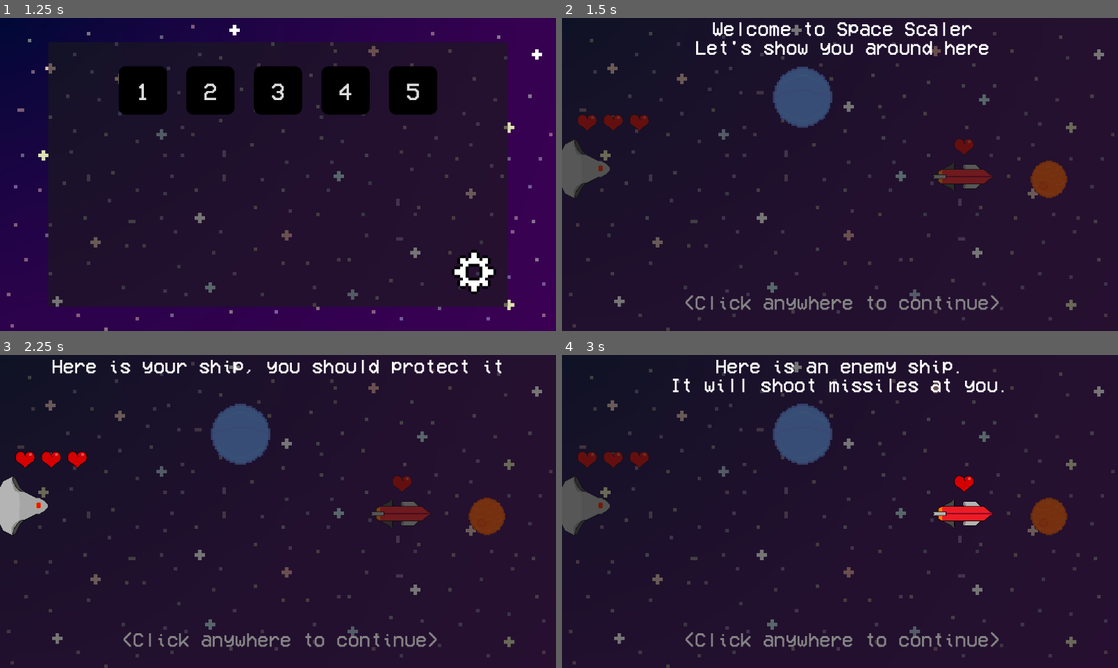
Above: before the commit, frames 1-4 (two rows, left to right).
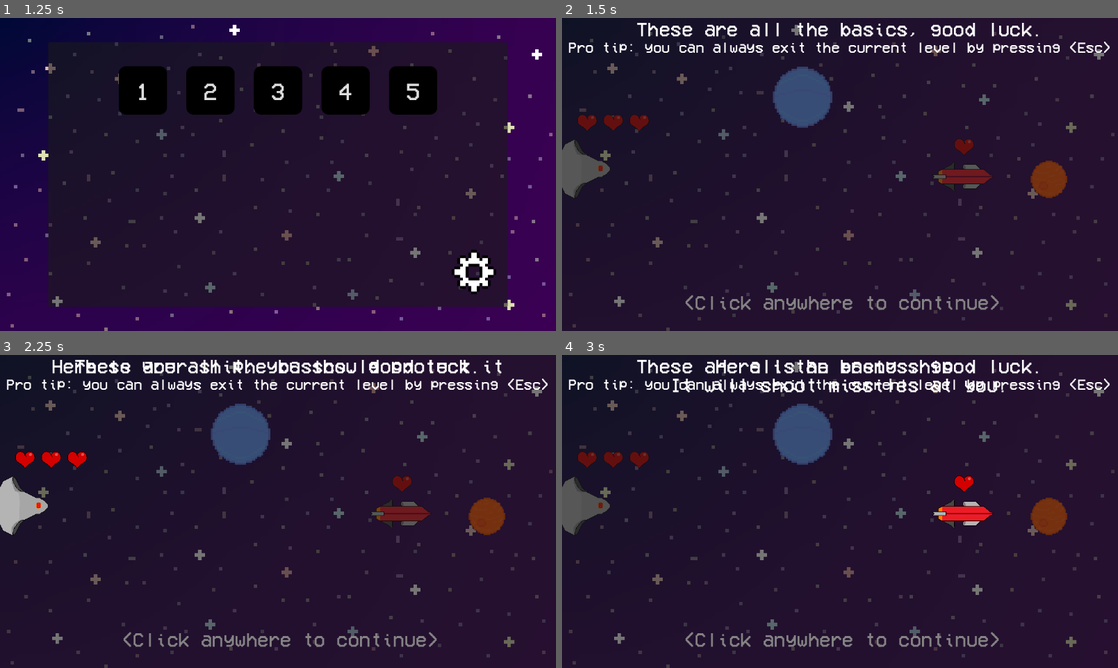
Above: after the commit, the same moments.

Repository: farkon00/GMTK2024
Game: Godot game, scene res://Main.tscn
Two runs of this game, one before a commit and one after it. Both use one fixed random seed, a clock stepped at 60 frames per second and the inputs below. Sound files missing from this copy of the repository are replaced by a short silence.
Inputs (mouse positions are in pixels of both pictures, inside the frame that each line leads up to):
- Up to frame 1 (1.25 s): click "Play" at 0.5 s
- Up to frame 2 (1.5 s): click "1" at 1.25 s
- Up to frame 3 (2.25 s): tap Enter at 2 s; move the mouse to (400, 495) at 2.02 s; click (400, 495) at 2.17 s
- Up to frame 4 (3 s): tap Enter at 2.75 s; move the mouse to (728, 527) at 2.77 s; click (728, 527) at 2.92 s

Frame 1 is identical in both runs. In frame 2, 3.1% of the frame differs, in the area x 1-99%, y 1-12%; in frame 3, 1.9%; in frame 4, 1.8%.

Commit message:
added tip about escape in tutorial

Diff:
--- a/Levels/tutorial.tscn
+++ b/Levels/tutorial.tscn
@@ -42,6 +42,7 @@
 offset_bottom = 651.0
 
 [node name="WelcomeLabel" type="Label" parent="TutorialManager/Panel"]
+visible = false
 z_index = 12
 layout_mode = 1
 anchors_preset = -1
@@ -154,21 +155,38 @@
 horizontal_alignment = 1
 
 [node name="GoodLuck" type="Label" parent="TutorialManager/Panel"]
-visible = false
-z_index = 12
-layout_mode = 1
-anchors_preset = -1
-anchor_left = 0.112
-anchor_top = 0.062
-anchor_right = 0.112
-anchor_bottom = 0.062
-offset_left = -126.024
-offset_top = -36.362
-offset_right = 1019.98
-offset_bottom = 131.638
-theme = ExtResource("5_nsmdf")
-theme_override_font_sizes/font_size = 40
-text = "These are all the basics, good luck."
+z_index = 12
+layout_mode = 1
+anchors_preset = -1
+anchor_left = 0.112
+anchor_top = 0.062
+anchor_right = 0.112
+anchor_bottom = 0.062
+offset_left = -126.024
+offset_top = -36.362
+offset_right = 1019.98
+offset_bottom = 131.638
+theme = ExtResource("5_nsmdf")
+theme_override_font_sizes/font_size = 40
+text = "These are all the basics, good luck.
+"
+horizontal_alignment = 1
+
+[node name="ProTip" type="Label" parent="TutorialManager/Panel"]
+z_index = 12
+layout_mode = 1
+anchors_preset = -1
+anchor_left = 0.112
+anchor_top = 0.062
+anchor_right = 0.112
+anchor_bottom = 0.062
+offset_left = -126.024
+offset_top = 6.638
+offset_right = 1019.98
+offset_bottom = 174.638
+theme = ExtResource("5_nsmdf")
+theme_override_font_sizes/font_size = 30
+text = "Pro tip: you can always exit the current level by pressing <Esc>"
 horizontal_alignment = 1
 
 [node name="ContinueLabel" type="Label" parent="TutorialManager/Panel"]
--- a/Scripts/TutorialManager.gd
+++ b/Scripts/TutorialManager.gd
@@ -68,6 +68,7 @@
 		state = states.GoodLuck
 		$"Panel/PlanetsLabel2".visible = false
 		$"Panel/GoodLuck".visible = true
+		$"Panel/ProTip".visible = true
 		$"../Planets/ShowcasePlanet".tutorial_disabled_smaller = true
 		$"../Player".z_index = 0
 		$"../Planets/ShowcasePlanet".z_index = 0
